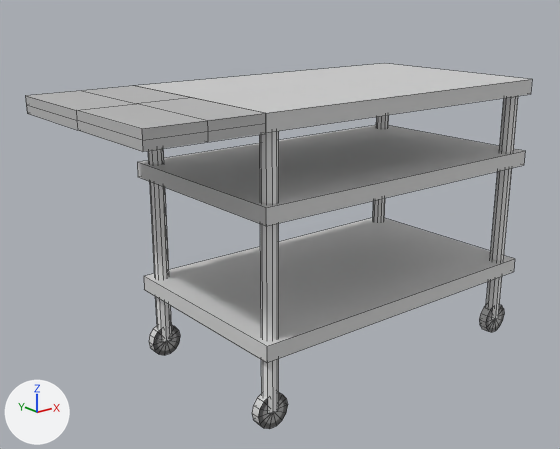
Renders of the FBX model OBJs/Ke's Kitchen Meshes/French_Level/French_trolley.fbx from each side of a commit.
Camera for both pictures: a camera (50 mm lens) standing at (-0.724, -0.777, 0.323) and looking at (-0.096, 0.008, 0.009). The axes (+X, +Y, +Z) are drawn at lower left. The lights are the same throughout. Mesh edges are drawn as thin lines. Where no turn or scale is listed for an object, it has been applied to the vertices.

The older version as bpy lines, for what is in view:
```python
me_mesh = bpy.data.meshes.new('Mesh')
me_mesh.from_pydata(...)  # 258 vertices, 330 faces; spans x -0.309..0.309, y -0.142..0.142, z -0.192..0.192
# faces by material slot: [24, 306]
me_mesh.materials.append(mat_lambert1)  # grey #bcbcbc
me_mesh.materials.append(mat_phong1)  # picture img_trolleycart_png
ob_pcube3 = bpy.data.objects.new('pCube3', me_mesh)
ob_pcube3.location = (-0.07, 0.0, 0.001)
```
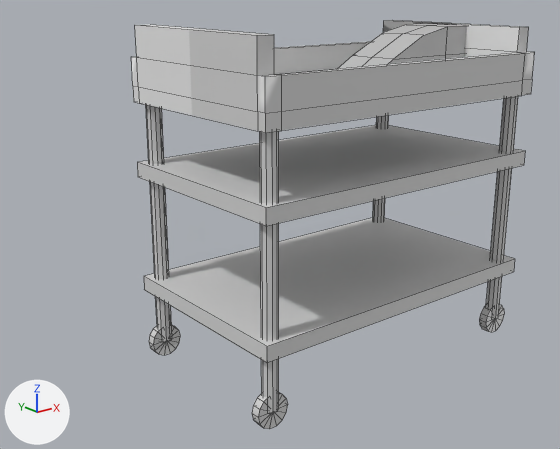
Where the newer file only moved an object's origin or applied its transform, the numbers keep the older frame.

Location of each change, (x1, y1, x2, y2) in pixels of the pictures (560 x 449 px):
'pCube3', reshaped (20% narrower, 12% taller): before (25, 63, 532, 429); after (131, 20, 535, 429)
part 1 of me_mesh, added: after (339, 23, 467, 68)
part 2 of me_mesh, deleted: before (25, 86, 266, 151)
part 3 of me_mesh, built on: before (135, 63, 532, 133); after (131, 20, 535, 133)
part 4 of me_mesh, surface changed: (137, 96, 518, 429) in both

The change, as a diff of the scene's bpy script:
```diff
--- a/OBJs/Ke's Kitchen Meshes/French_Level/French_trolley.fbx.py
+++ b/OBJs/Ke's Kitchen Meshes/French_Level/French_trolley.fbx.py
@@ me_mesh @@
 # used by ob_pcube3; location = (-0.07, 0.0, 0.001)
-me_mesh.from_pydata(...)  # 258 vertices, 330 faces; spans x -0.309..0.309, y -0.142..0.142, z -0.192..0.192
+me_mesh.from_pydata(...)  # 306 vertices, 378 faces; spans x -0.169..0.309, y -0.142..0.142, z -0.192..0.27
+# me_mesh part 1: a new loose piece of 26 vertices spanning x 0.065..0.288, y -0.039..0.039, z 0.183..0.261, in mat_lambert1 (grey #bcbcbc)
+# me_mesh part 2: the loose piece of 26 vertices spanning x -0.309..-0.164, y -0.141..0.141, z 0.171..0.192 is deleted
+# me_mesh part 3
+# 6 faces are deleted
+# 16 vertices are added at x -0.165..0.305, y -0.142..0.142, z 0.171..0.27
+# 6 new vertices lie (0.0, 0.0, 0.037) away from vertices in x -0.165..0.305, y -0.142..0.142, z 0.192
+# 8 new vertices lie (0.0, -0.015, 0.0) away from vertices in x -0.165..0.305, y 0.142, z 0.171..0.229
+# 8 new vertices lie (-0.022, 0.0, 0.0) away from vertices in x 0.305, y -0.142..0.142, z 0.171..0.229
+# 10 new vertices lie (0.0, 0.013, 0.0) away from vertices in x -0.165..0.305, y -0.142, z 0.171..0.229
+# 54 new faces join them, mat_phong1 (picture img_trolleycart_png)
+# me_mesh part 4: 300 kept faces spanning x -0.169..0.309, y -0.142..0.142, z -0.192..0.183 get new texture (UV) coordinates
 me_mesh.materials.append(mat_lambert1)
```
